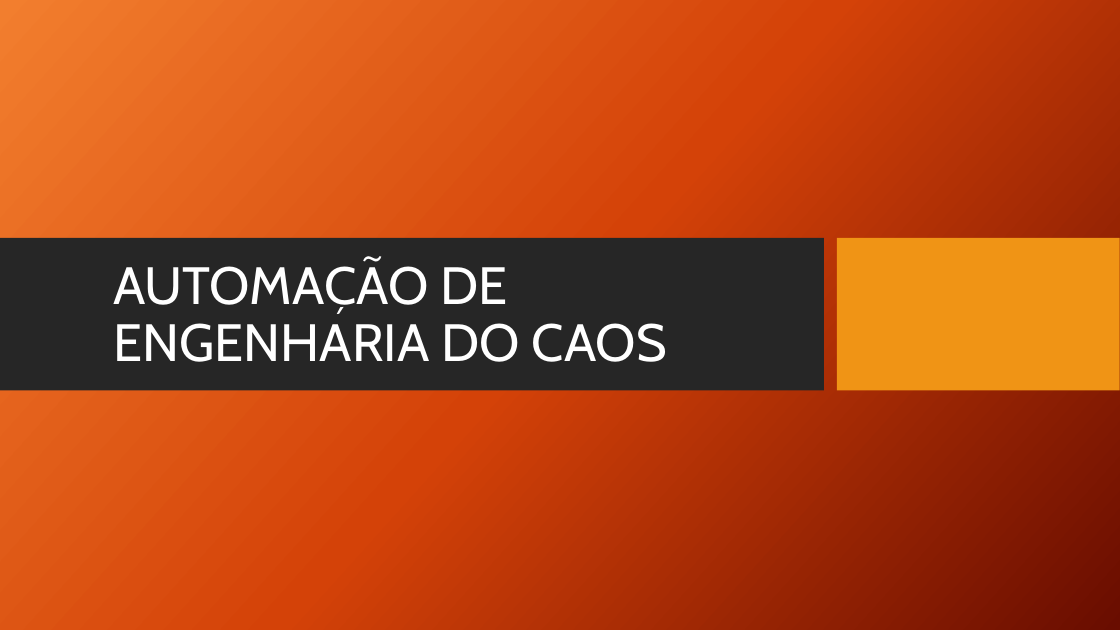
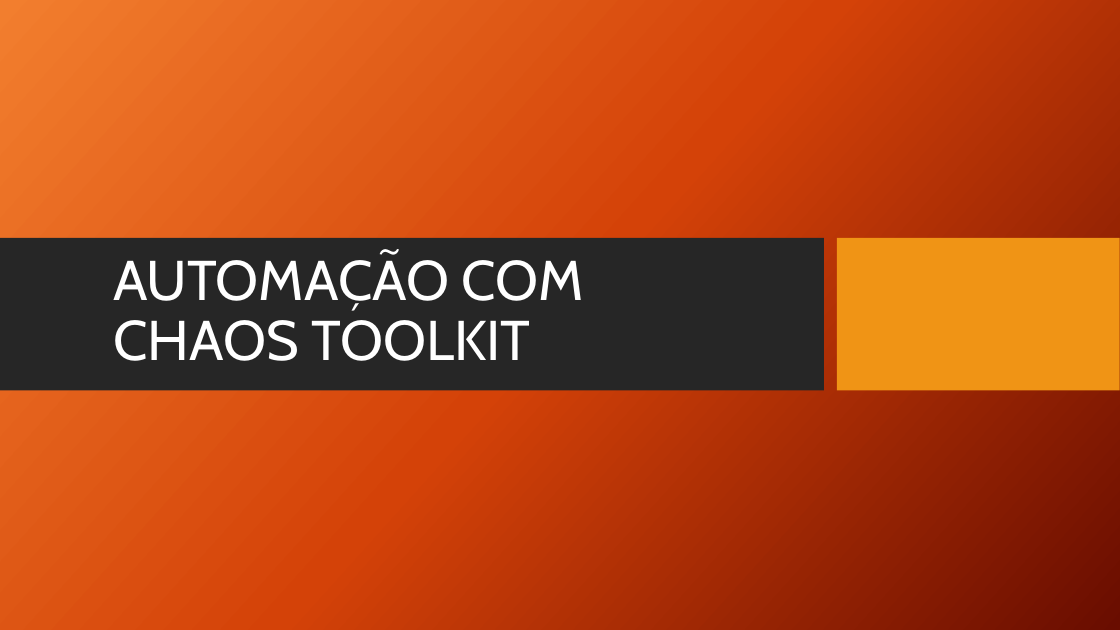
Before and after one commit to TCC-Chaos-Engineering/docs-chaos-engineering, a slide deck: slide 42 of docs/Chaos Engineering - Das Hipoteses aos Testes.pptx. Drawn at 1120x630 pixels with LibreOffice and Linux fonts; fonts in the diff are those of the drawing; background and template pictures are left out. Boxes give left, top, right and bottom in pixels: in the first picture for what was removed or moved away, otherwise in the second. Text is boxed around its words. In the diff, an @@ line names an element or a change of style, - is before the commit and + after.

```diff
--- a/docs/Chaos Engineering - Das Hipoteses aos Testes.pptx
+++ b/docs/Chaos Engineering - Das Hipoteses aos Testes.pptx
@@ title at (113,252,584,361): text changed; size 45 to 48 pt @@
-AUTOMAÇÃO DE
-ENGENHARIA DO CAOS
+AUTOMAÇÃO COM
+CHAOS TOOLKIT
```
Also in this commit, not shown: 1 other slide changed, 10 slides added.
